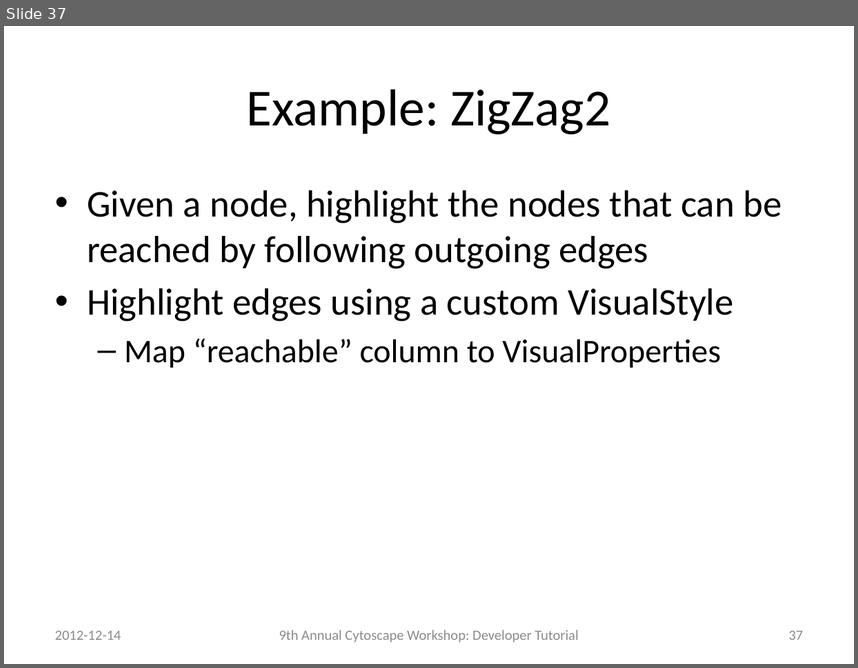
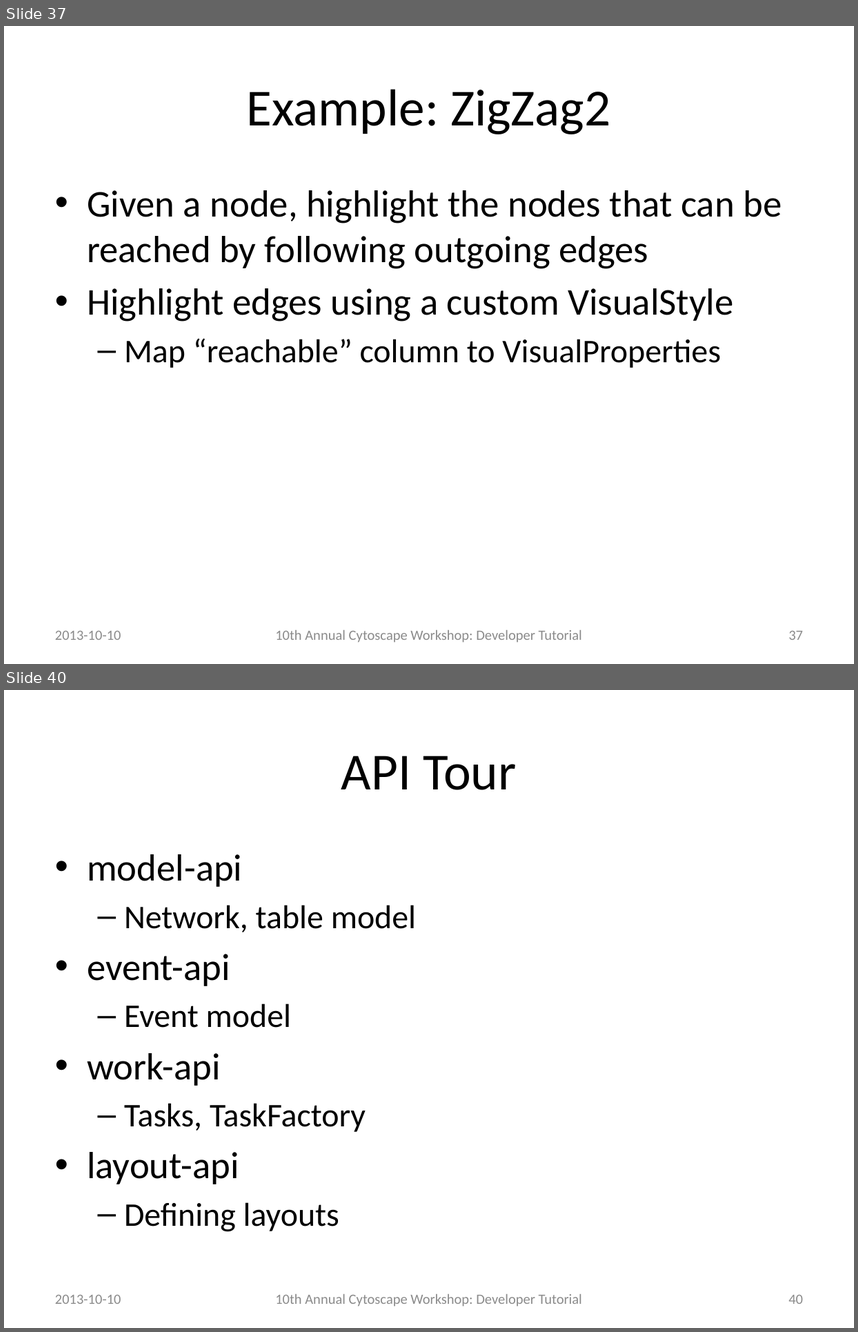
Before and after one commit to jrrmzz/cy3-dev-tutorial, a slide deck: slides.pptx. Shown one above the other, each under a label of ours: slide 37 before the commit, slides 37 and 40 after it; the slides between them are not shown. The pictures are 858x668 and 858x1332 pixels, drawn with LibreOffice and Linux fonts; fonts in the diff are those of the drawing. Boxes give left, top, right and bottom in pixels: in the first picture for what was removed or moved away, otherwise in the second. Text is boxed around its words. In the diff, an @@ line names an element or a change of style, - is before the commit and + after.

Commit message:
Updated tutorial materials for 2013 workshop/retreat

```diff
--- a/slides.pptx
+++ b/slides.pptx
@@ slide 40 added at bbox=[4, 690, 854, 1328], background #FFFFFF @@
@@ title added at bbox=[341, 756, 516, 790], 44 pt, text #000000 @@
+API Tour
@@ text added at bbox=[87, 854, 416, 1232], 28 pt, text #000000 @@
+• model-api
+  – Network, table model
+• event-api
+  – Event model
+• work-api
+  – Tasks, TaskFactory
+• layout-api
+  – Defining layouts
@@ text added at bbox=[55, 1294, 121, 1303], 12 pt, text #8C8C8C @@
+2013-10-10
@@ text added at bbox=[275, 1294, 582, 1305], 12 pt, text #8C8C8C @@
+10th Annual Cytoscape Workshop: Developer Tutorial
@@ page number added at bbox=[789, 1294, 803, 1303], 12 pt, text #8C8C8C @@
+40
@@ slide 37 changed as well @@
@@ text at bbox=[55, 630, 121, 639]: text changed @@
-2012-12-14
+2013-10-10
@@ text at bbox=[275, 630, 582, 641]: text changed @@
-9th Annual Cytoscape Workshop: Developer Tutorial
+10th Annual Cytoscape Workshop: Developer Tutorial
```
Also in this commit, not shown: 38 other slides changed, 5 other slides added, 2 other files.
